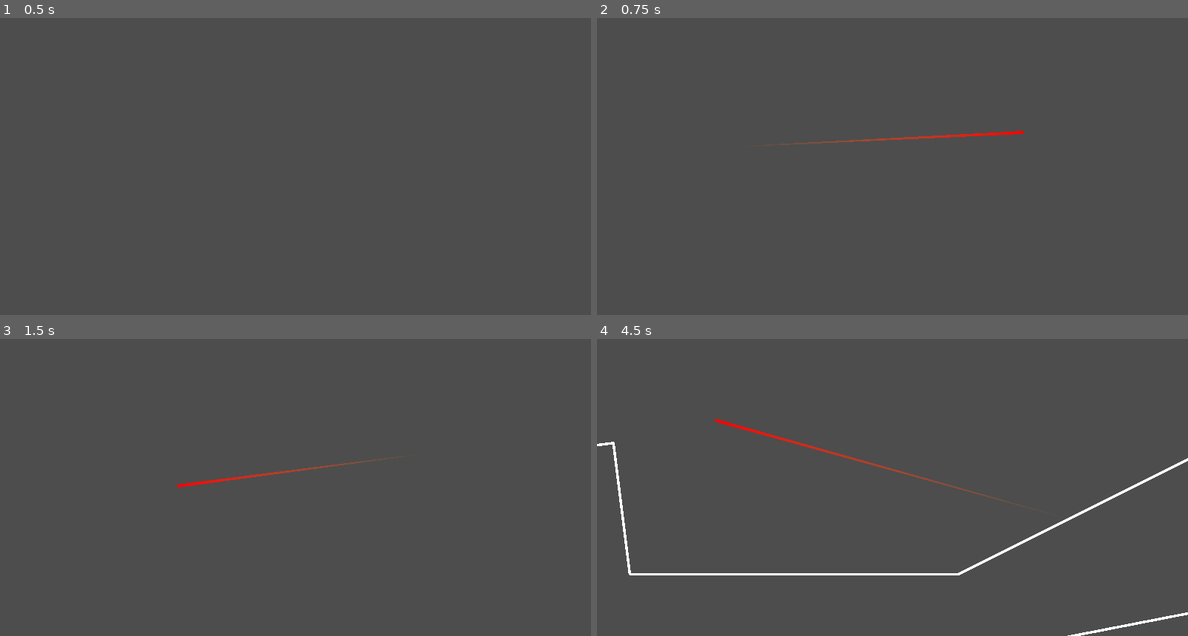
Above: before the commit, frames 1-4 (two rows, left to right).
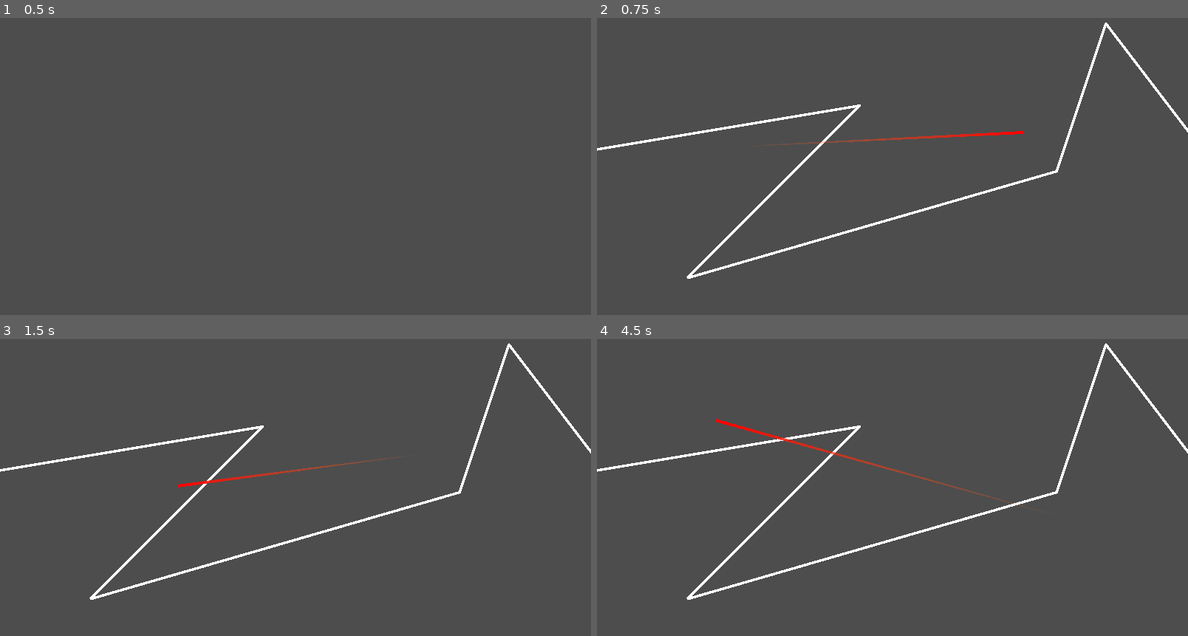
Above: after the commit, the same moments.

Repository: Quicksilver151/LazeAround
Game: Godot game, scene res://Scenes/testing_scene.tscn
Two runs of this game, one before a commit and one after it. Both use one fixed random seed, a clock stepped at 60 frames per second and the inputs below. The engine's default icon, where the game draws it, is replaced by a stand-in: a white triangle on a blue panel in a dark square.
Inputs (mouse positions are in pixels of both pictures, inside the frame that each line leads up to):
- Up to frame 1 (0.5 s): no input
- Up to frame 2 (0.75 s): tap Enter at 0.5 s; move the mouse to (1022, 130) at 0.52 s
- Up to frame 3 (1.5 s): tap Space at 1.25 s; move the mouse to (177, 487) at 1.27 s
- Up to frame 4 (4.5 s): tap Enter at 2, 3.5 s; move the mouse to (951, 395) at 2.02 s; tap Space at 2.75, 4.25 s; move the mouse to (862, 535) at 2.77 s; move the mouse to (1069, 520) at 3.52 s; move the mouse to (715, 419) at 4.27 s

Frame 1 is identical in both runs. In frame 2, 1.7% of the frame differs, in the area x 0-100%, y 1-88%; in frame 3, 1.7%; in frame 4, 2.9%, in the area x 0-100%, y 1-100%.

Commit message:
IT MIRACULOUSLY WORKED IM CRYIN RN

Diff:
--- a/Code/Lazer.gd
+++ b/Code/Lazer.gd
@@ -34,12 +34,13 @@
 			if results.size() == 0:
 				return
 
-			body.get_node("CollisionPolygon2D").polygon = PolygonLib.simplifyLine(results[0],Global.PolygonDetail)
+			body.get_node("CollisionPolygon2D").polygon = PolygonLib.simplifyLine(results[0],1)
+#			body.get_node("CollisionPolygon2D").polygon = results[0]
 #			body.position = PolygonLib.calculatePolygonCentroid(body.get_node("CollisionPolygon2D").polygon)
 
 #			body.get_node("CollisionPolygon2D").polygon = PolygonLib.centerPolygon(body.get_node("CollisionPolygon2D").polygon)
 			results.pop_front()
-
+			#TODO: FIX THIS DAMN THING
 			for result in results:
 				if PolygonLib.getPolygonArea(result) > 100:
 					var new_poly = CollisionPolygon2D.new()
@@ -49,9 +50,9 @@
 					new_rigid.add_child(sprite)
 					sprite.scale = Vector2.ONE * 0.3
 
-					new_rigid.global_position = PolygonLib.calculatePolygonCentroid(result) + body.global_position
+					new_rigid.global_position = PolygonLib.calculatePolygonCentroid(result) + body.position
 					new_poly.polygon = PolygonLib.simplifyLine(result,Global.PolygonDetail)
-					new_poly.polygon = PolygonLib.translatePolygon(new_poly.polygon, -new_rigid.global_position)
+					new_poly.polygon = PolygonLib.translatePolygon(new_poly.polygon, - PolygonLib.calculatePolygonCentroid(result))
 					new_poly.name = "CollisionPolygon2D"
 					get_parent().add_child(new_rigid)
 #					new_rigid.global_position = body.global_position
--- a/Scenes/testing_scene.tscn
+++ b/Scenes/testing_scene.tscn
@@ -6,6 +6,7 @@
 [node name="Testing scene" type="Node2D"]
 
 [node name="Ground" type="StaticBody2D" parent="."]
+position = Vector2(112, 48)
 metadata/_edit_group_ = true
 
 [node name="Icon" type="Sprite2D" parent="Ground"]
@@ -13,7 +14,7 @@
 texture = ExtResource("2_0u50s")
 
 [node name="CollisionPolygon2D" type="CollisionPolygon2D" parent="Ground"]
-polygon = PackedVector2Array(64, 528, 704, 528, 1216, 272, 1296, 576, 64, 816, -368, 320, 32, 272)
+polygon = PackedVector2Array(64, 528, 784, 320, 880, 32, 1296, 576, 64, 816, -368, 320, 400, 192)
 
 [node name="Lazer" parent="." instance=ExtResource("1_v4yxj")]
 position = Vector2(272, 320)
--- a/project.godot
+++ b/project.godot
@@ -25,6 +25,10 @@
 window/stretch/mode="canvas_items"
 window/stretch/aspect="keep_height"
 
+[editor_plugins]
+
+enabled=PackedStringArray("res://addons/Todo_Manager/plugin.cfg")
+
 [input]
 
 f_fullscreen={
Not shown, changed: .gitignore
